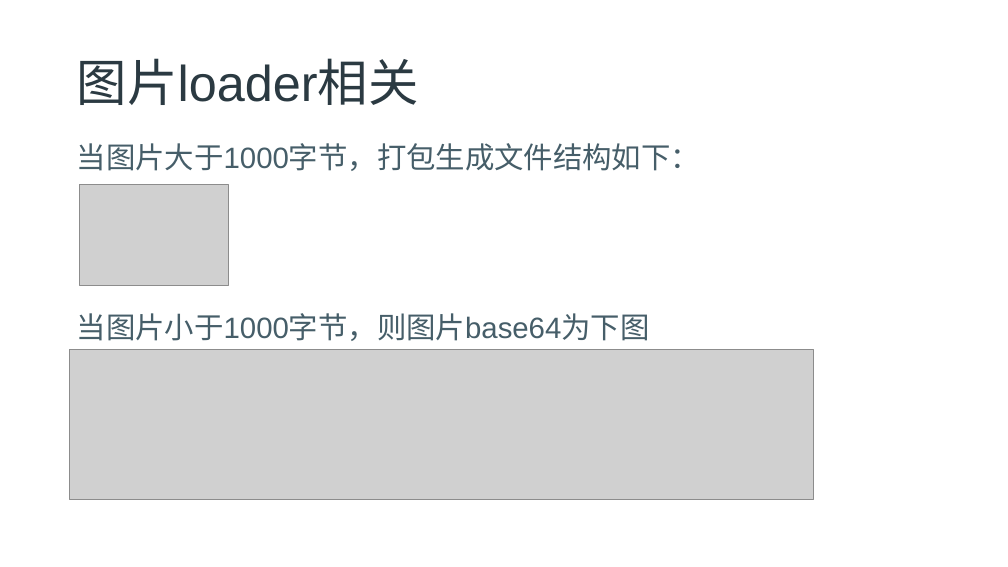
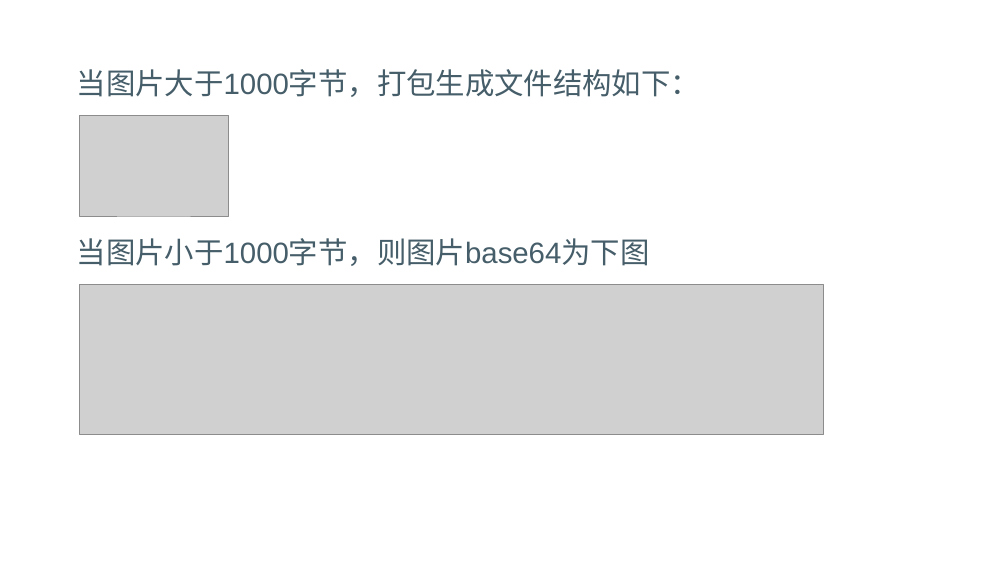
Before and after one commit to freeozyl80/webpack-lesson, a slide deck: slide 24 of chapter4/chapter4pptx.pptx (slide 20 before the commit). Drawn at 1008x567 pixels with LibreOffice and Linux fonts; fonts in the diff are those of the drawing; grey boxes stand for pictures; background and template pictures are left out. Boxes give left, top, right and bottom in pixels: in the first picture for what was removed or moved away, otherwise in the second. Text is boxed around its words. In the diff, an @@ line names an element or a change of style, - is before the commit and + after.

```diff
--- a/chapter4/chapter4pptx.pptx
+++ b/chapter4/chapter4pptx.pptx
@@ title removed at <box>77,58,419,105</box> @@
-图片loader相关
@@ text "当图片大于1000字节，打包生成文件结构如下：": place and size @@
-text "当图片大于1000字节，打包生成文件结构如下：" at <box>77,143,700,341</box>
+text "当图片大于1000字节，打包生成文件结构如下：" at <box>77,69,700,266</box>
@@ picture: place and size @@
-picture at <box>79,185,228,286</box>
+picture at <box>79,115,228,216</box>
@@ picture: place and size @@
-picture at <box>70,349,814,499</box>
+picture at <box>79,284,823,434</box>
```
Also in this commit, not shown: 21 other slides changed, 14 slides added, 6 slides removed, 5 other files.
